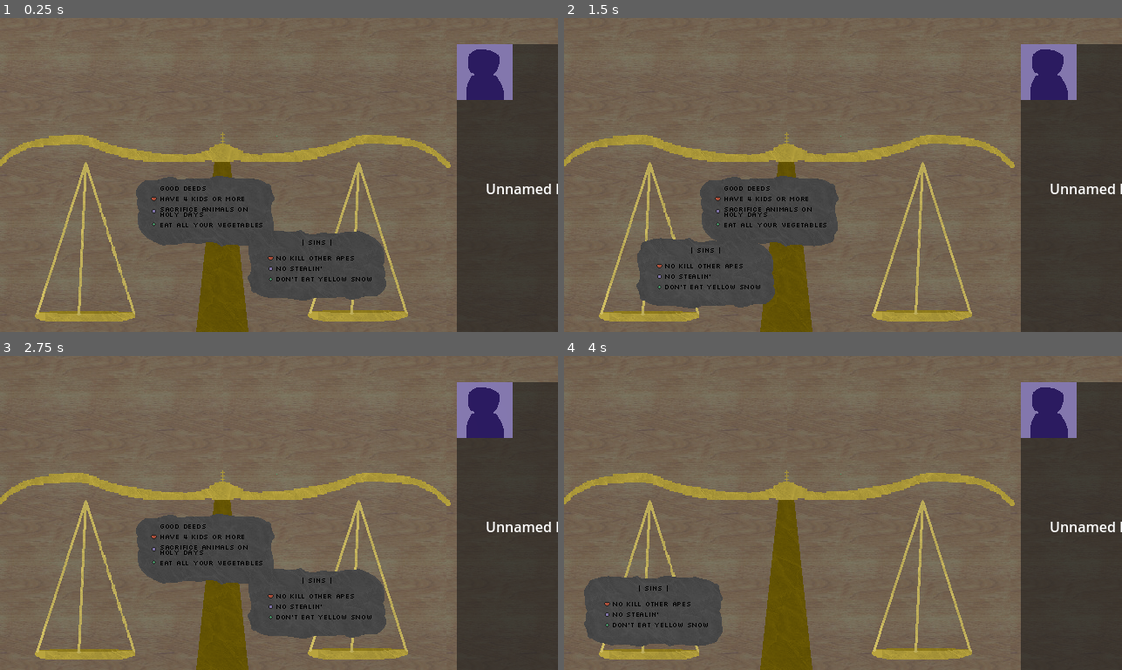
Above: before the commit, frames 1-4 (two rows, left to right).
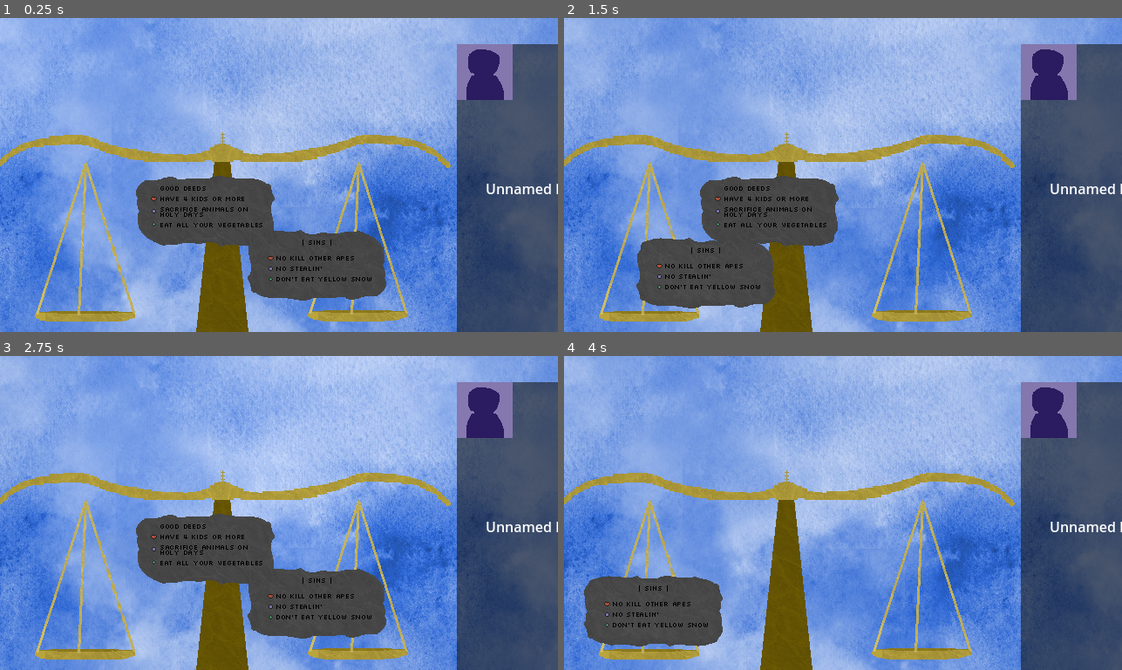
Above: after the commit, the same moments.

Repository: NicEastvillage/GMTKGameJam2024
Game: Godot game, scene res://scenes/main.tscn
The game is run twice, just before and just after one commit, with the same random seed, the same clock (stepped at 60 frames per second) and the same inputs.
Inputs (mouse positions are in pixels of both pictures, inside the frame that each line leads up to):
- Up to frame 1 (0.25 s): no input
- Up to frame 2 (1.5 s): drag from (915, 259) to (653, 272) at 0.52 s; tap Enter at 1.25 s; drag from (653, 272) to (915, 259) at 1.27 s
- Up to frame 3 (2.75 s): move the mouse to (279, 475) at 2.02 s; click (279, 475) at 2.17 s
- Up to frame 4 (4 s): drag from (770, 547) to (653, 610) at 2.77 s; drag from (882, 604) to (653, 610) at 3.52 s

The runs differ from the first frame. In frame 1, 81% of the frame differs, in the area x 0-100%, y 0-100%; in frame 2, 82%; in frame 3, 81%; in frame 4, 85%.

Commit message:
Readd animated bg

Diff:
--- a/prefabs/background.tscn
+++ b/prefabs/background.tscn
@@ -1,80 +1,11 @@
-[gd_scene load_steps=2 format=3 uid="uid://ckoty6tqe6fqk"]
+[gd_scene load_steps=3 format=3 uid="uid://cx4drtxmt6kul"]
 
-[ext_resource type="Texture2D" uid="uid://b45gatxkm2lix" path="res://sprites/Wood.png" id="1_dev37"]
+[ext_resource type="Texture2D" uid="uid://mue4uy60wanp" path="res://sprites/bg.png" id="1_be1ii"]
+[ext_resource type="Script" path="res://scripts/BackgroundAnimator.gd" id="2_oq1ma"]
 
-[node name="Background" type="Node2D"]
-
-[node name="Wood" type="Sprite2D" parent="."]
-texture_repeat = 2
-position = Vector2(128, 128)
-texture = ExtResource("1_dev37")
-
-[node name="Wood2" type="Sprite2D" parent="."]
-texture_repeat = 2
-position = Vector2(384, 128)
-texture = ExtResource("1_dev37")
-
-[node name="Wood3" type="Sprite2D" parent="."]
-texture_repeat = 2
-position = Vector2(640, 128)
-texture = ExtResource("1_dev37")
-
-[node name="Wood4" type="Sprite2D" parent="."]
-texture_repeat = 2
-position = Vector2(896, 128)
-texture = ExtResource("1_dev37")
-
-[node name="Wood5" type="Sprite2D" parent="."]
-texture_repeat = 2
-position = Vector2(1152, 128)
-texture = ExtResource("1_dev37")
-
-[node name="Wood6" type="Sprite2D" parent="."]
-texture_repeat = 2
-position = Vector2(128, 384)
-texture = ExtResource("1_dev37")
-
-[node name="Wood7" type="Sprite2D" parent="."]
-texture_repeat = 2
-position = Vector2(384, 384)
-texture = ExtResource("1_dev37")
-
-[node name="Wood8" type="Sprite2D" parent="."]
-texture_repeat = 2
-position = Vector2(640, 384)
-texture = ExtResource("1_dev37")
-
-[node name="Wood9" type="Sprite2D" parent="."]
-texture_repeat = 2
-position = Vector2(896, 384)
-texture = ExtResource("1_dev37")
-
-[node name="Wood10" type="Sprite2D" parent="."]
-texture_repeat = 2
-position = Vector2(1152, 384)
-texture = ExtResource("1_dev37")
-
-[node name="Wood11" type="Sprite2D" parent="."]
-texture_repeat = 2
-position = Vector2(128, 640)
-texture = ExtResource("1_dev37")
-
-[node name="Wood12" type="Sprite2D" parent="."]
-texture_repeat = 2
-position = Vector2(384, 640)
-texture = ExtResource("1_dev37")
-
-[node name="Wood13" type="Sprite2D" parent="."]
-texture_repeat = 2
-position = Vector2(640, 640)
-texture = ExtResource("1_dev37")
-
-[node name="Wood14" type="Sprite2D" parent="."]
-texture_repeat = 2
-position = Vector2(896, 640)
-texture = ExtResource("1_dev37")
-
-[node name="Wood15" type="Sprite2D" parent="."]
-texture_repeat = 2
-position = Vector2(1152, 640)
-texture = ExtResource("1_dev37")
+[node name="Background" type="TextureRect"]
+offset_right = 1280.0
+offset_bottom = 720.0
+texture = ExtResource("1_be1ii")
+stretch_mode = 1
+script = ExtResource("2_oq1ma")
--- a/scenes/main.tscn
+++ b/scenes/main.tscn
@@ -1,19 +1,16 @@
-[gd_scene load_steps=9 format=3 uid="uid://dsdchgqwhnrb1"]
+[gd_scene load_steps=8 format=3 uid="uid://dsdchgqwhnrb1"]
 
 [ext_resource type="Texture2D" uid="uid://cnpsoi28uvduf" path="res://sprites/Portraits/PortraitDefault.png" id="1_d2aud"]
-[ext_resource type="PackedScene" path="res://prefabs/background.tscn" id="1_fdc0o"]
+[ext_resource type="PackedScene" uid="uid://cx4drtxmt6kul" path="res://prefabs/background.tscn" id="1_fdc0o"]
 [ext_resource type="Script" path="res://scripts/StageLoader.gd" id="1_j62sn"]
-[ext_resource type="Script" path="res://scripts/StageData.gd" id="2_dxvs8"]
-[ext_resource type="PackedScene" path="res://prefabs/scale.tscn" id="3_5jcsy"]
+[ext_resource type="PackedScene" uid="uid://c2gbbd57rdulg" path="res://prefabs/scale.tscn" id="3_5jcsy"]
 [ext_resource type="Resource" uid="uid://djl8vynlu5f3m" path="res://data/Stages/StageExample.tres" id="3_pcylv"]
-[ext_resource type="Texture2D" uid="uid://mue4uy60wanp" path="res://sprites/bg.png" id="6_mlcv5"]
-[ext_resource type="Script" path="res://scripts/BackgroundAnimator.gd" id="7_5f1i3"]
 [ext_resource type="Script" path="res://scripts/follow_mouse.gd" id="10_5p1cc"]
 [ext_resource type="Texture2D" uid="uid://bwv7y3gn4qam3" path="res://sprites/Light.png" id="11_ikrsq"]
 
 [node name="Main2D" type="Node2D"]
 script = ExtResource("1_j62sn")
-stages = Array[ExtResource("2_dxvs8")]([ExtResource("3_pcylv")])
+stages = Array[Resource("res://scripts/StageData.gd")]([ExtResource("3_pcylv")])
 
 [node name="Background" parent="." instance=ExtResource("1_fdc0o")]
 
